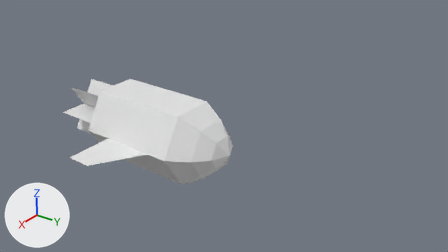
Two versions of the Blender file not used media/rocket_launcher/untitled.blend, one commit apart.
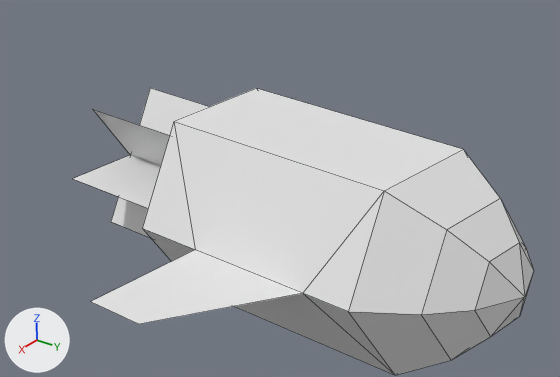
Each version appears first from the file's camera 'Camera', and next in a close-up on the part from 8% to 54% of the width and 18% to 74% of the height. The axes (+X, +Y, +Z) are drawn at lower left. The lights are the same throughout. The close-ups show mesh edges as thin lines.
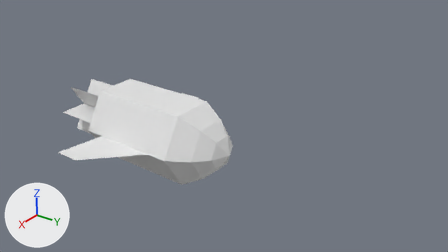
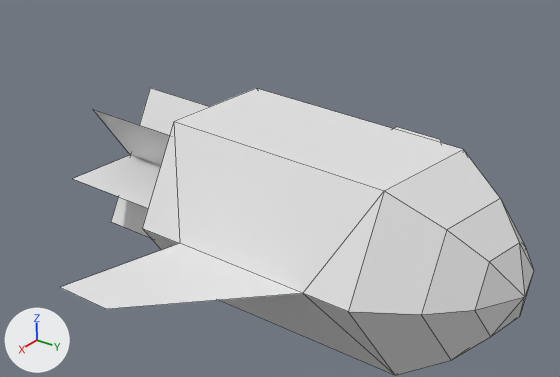
Where the change shows, as pixel boxes (x1, y1, x2, y2) in the close-ups (560 x 377 px; the box of a moved part takes in the faces that stretch with it):
'Cube.001', reshaped: before (73, 88, 534, 375); after (60, 88, 534, 375)
part 1 of me_cube_001, built on: after (393, 127, 441, 143)
part 2 of me_cube_001, moved or reshaped: before (91, 121, 395, 375); after (60, 121, 395, 375)

Edits to the bpy script that builds the scene:
```text
Change me_cube_001:
    where me_cube_001.from_pydata(...)  # 41 vertices, 33 faces; spans x -1.0..2.1, y -2.9..2.0, z -0.87..0.87
    used by ob_cube_001; location = (0.0, 0.0, 0.0)
    verts and faces of me_cube_001; kept vertices keep their numbers, new ones are numbered from 41
    before: 2 (-0.5, 1.0, 0.87) at pixel (463, 149), 3 (-0.5, -1.5, 0.87) at pixel (256, 88), 8 (-1.0, -1.5, 0.0), 9 (-1.0, 1.0, 0.0), 10 (-0.5, -1.5, -0.87)
    before: 11 (-0.5, 1.0, -0.87)
    before: 38 (1.0, -0.8, 0.0) at pixel (195, 249), 39 (2.1, -0.2, 0.0) at pixel (138, 324), 40 (2.1, -0.8, 0.0) at pixel (90, 301)
    me_cube_001 part 1
    add delete_faces([(2, 9, 8, 3), (8, 9, 11, 10)])
    add verts[41] = (-1.0, 0.5, 0.0)
    add verts[42] = (-1.0, -1.0, 0.0)
    add verts[43] = (-2.1, -0.6, 0.0)  # pixel (440, 139)
    add verts[44] = (-2.1, -1.2, 0.0)  # pixel (396, 126)
    add faces += [(2, 9, 41), (3, 42, 8), (9, 11, 41), (8, 42, 10), (10, 42, 41, 11), (2, 41, 42, 3)]
    add faces += [(41, 43, 44, 42)]
    me_cube_001 part 2
    add verts[38] = (1.0, -1.0, 0.0)  # moved, pixel (179, 243)
    add verts[39] = (2.1, -0.6, 0.0)  # moved, pixel (106, 309)
    add verts[40] = (2.1, -1.2, 0.0)  # moved, pixel (59, 287)
```
